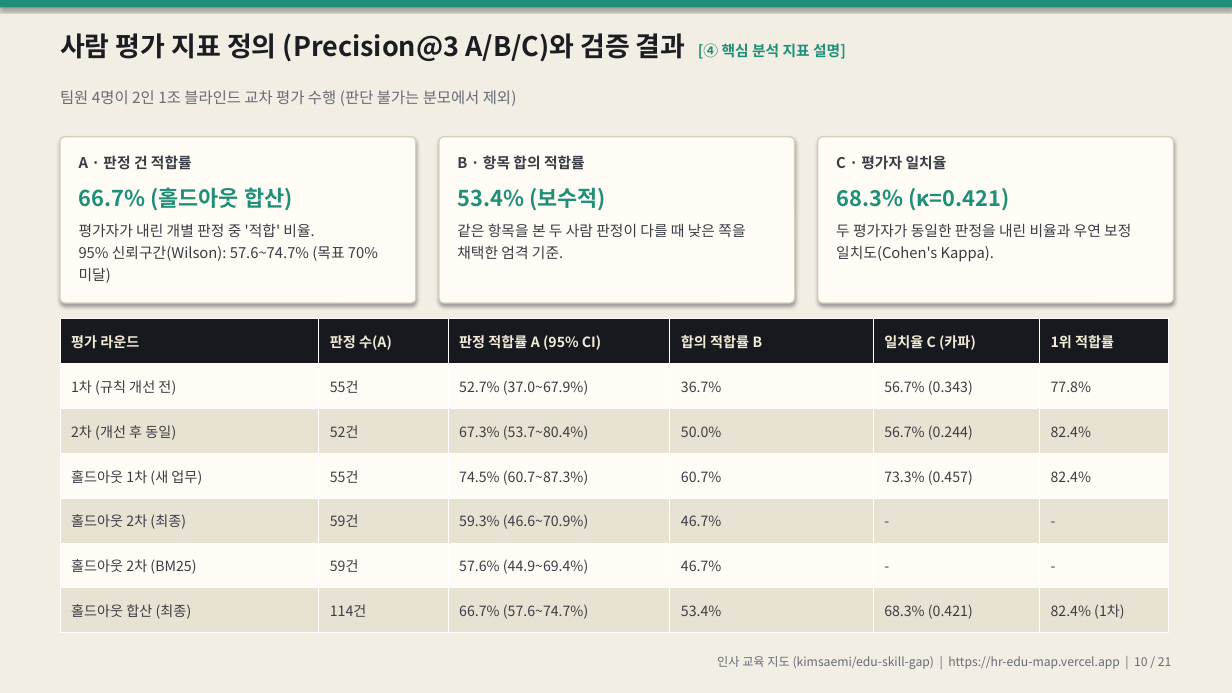
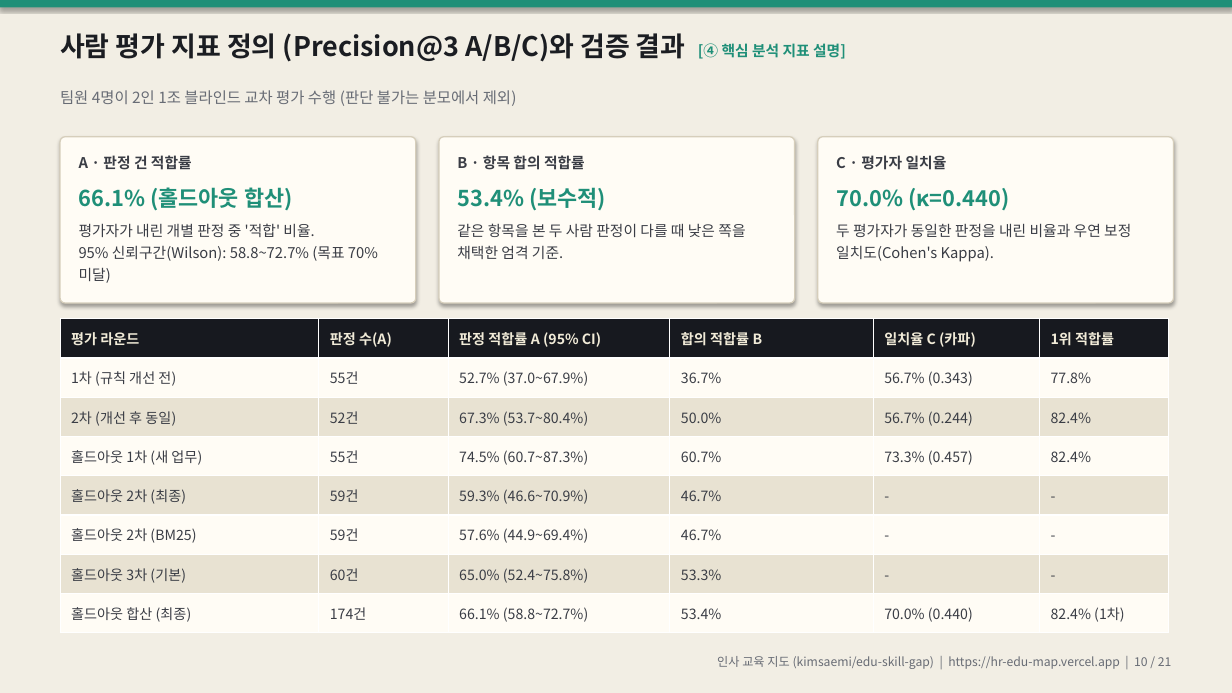
Before and after one commit to kimsaemi/edu-skill-gap, a slide deck: slide 10 of presentation/HR_교육지도_발표.pptx. Drawn at 1232x693 pixels with LibreOffice and Linux fonts; fonts in the diff are those of the drawing. Boxes give left, top, right and bottom in pixels: in the first picture for what was removed or moved away, otherwise in the second. Text is boxed around its words. In the diff, an @@ line names an element or a change of style, - is before the commit and + after.

Commit message:
feat: 홀드아웃 3차 결과 발표 자료 반영 — 30개 업무 합산 66.1% 및 가짜 추천 차단 검정

```diff
--- a/presentation/HR_교육지도_발표.pptx
+++ b/presentation/HR_교육지도_발표.pptx
@@ text at [79, 187, 378, 283]: text changed @@
-66.7% (홀드아웃 합산)
-평가자가 내린 개별 판정 중 '적합' 비율.
-95% 신뢰구간(Wilson): 57.6~74.7% (목표 70% 미달)
+66.1% (홀드아웃 합산)
+평가자가 내린 개별 판정 중 '적합' 비율.
+95% 신뢰구간(Wilson): 58.8~72.7% (목표 70% 미달)
@@ text at [836, 188, 1009, 211]: text changed @@
-68.3% (κ=0.421)
+70.0% (κ=0.440)
@@ table at [60, 319, 1169, 633] @@
-row 7: 홀드아웃 합산 (최종) | 114건 | 66.7% (57.6~74.7%) | 53.4% | 68.3% (0.421) | 82.4% (1차)
+row 7: 홀드아웃 3차 (기본) | 60건 | 65.0% (52.4~75.8%) | 53.3% | - | -
+row 8: 홀드아웃 합산 (최종) | 174건 | 66.1% (58.8~72.7%) | 53.4% | 70.0% (0.440) | 82.4% (1차)
```
Also in this commit, not shown: 5 other slides changed, 13 other files.
